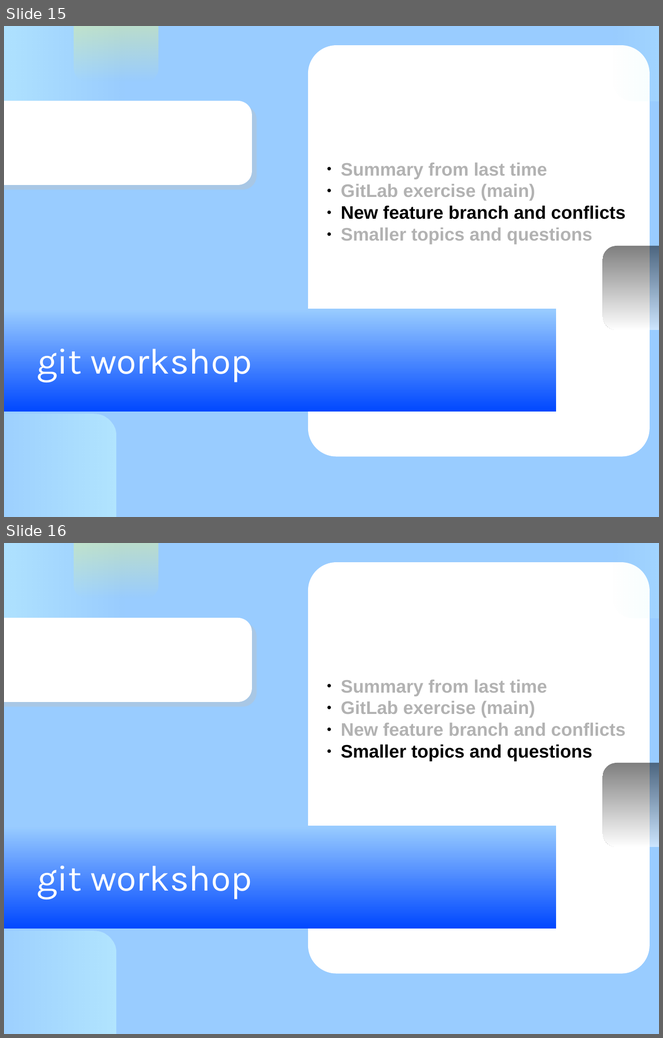
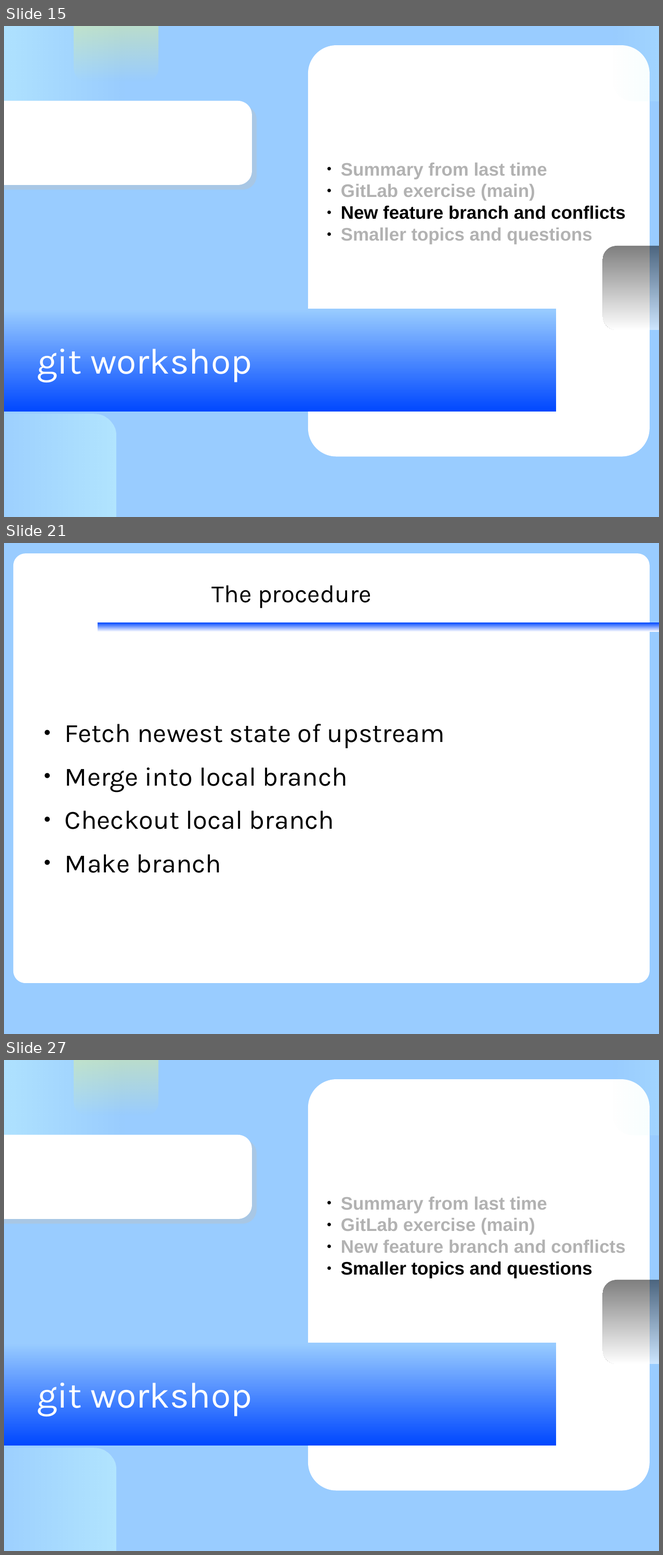
Before and after one commit to KennethNielsen/presentations, a slide deck: gitworkshop/gitworkshop.odp. Shown one above the other, each under a label of ours: slides 15 and 16 before the commit, slides 15, 21 and 27 after it; the slides between them are not shown. The pictures are 663x1038 and 663x1555 pixels, drawn with LibreOffice and Linux fonts; fonts in the diff are those of the drawing; background and template pictures are left out. Boxes give left, top, right and bottom in pixels: in the first picture for what was removed or moved away, otherwise in the second. Text is boxed around its words. In the diff, an @@ line names an element or a change of style, - is before the commit and + after.

```diff
--- a/gitworkshop/gitworkshop.odp
+++ b/gitworkshop/gitworkshop.odp
@@ slide 21 added at box(4, 543, 659, 1034), background #99CCFF @@
@@ rounded rectangle added at box(13, 554, 650, 983), fill #FFFFFF @@
@@ title added at box(212, 585, 372, 608), 30 pt, text #000000 @@
+The procedure
@@ rectangle added at box(98, 623, 659, 632), fill gradient #FFFFFF to #0047FF @@
@@ text added at box(65, 724, 445, 873), 32 pt, text #000000 @@
+● Fetch newest state of upstream
+● Merge into local branch
+● Checkout local branch
+● Make branch
@@ what was slide 16 is now slide 27 @@
```
Also in this commit, not shown: 10 other slides added, 2 other files.
